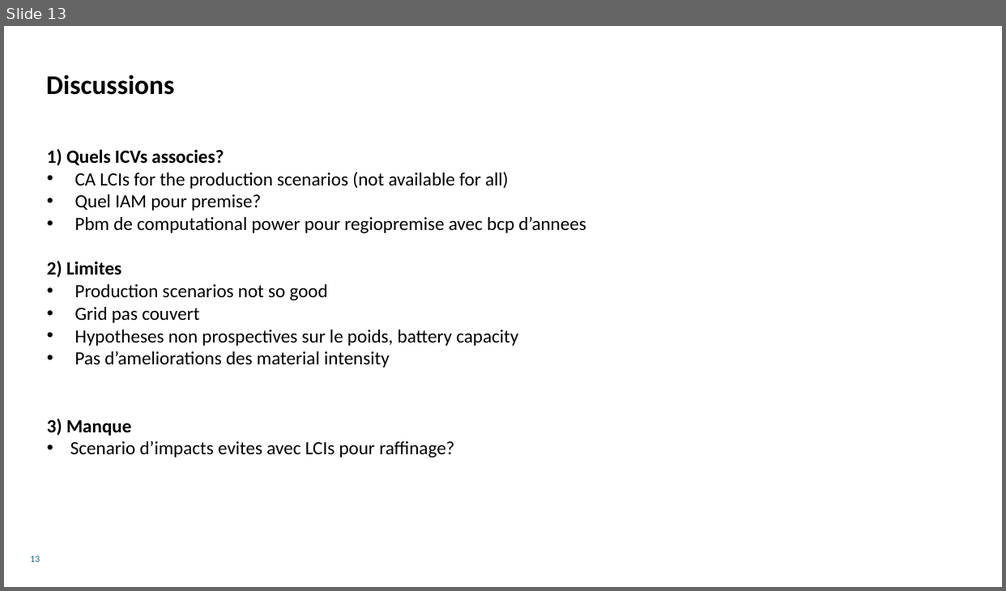
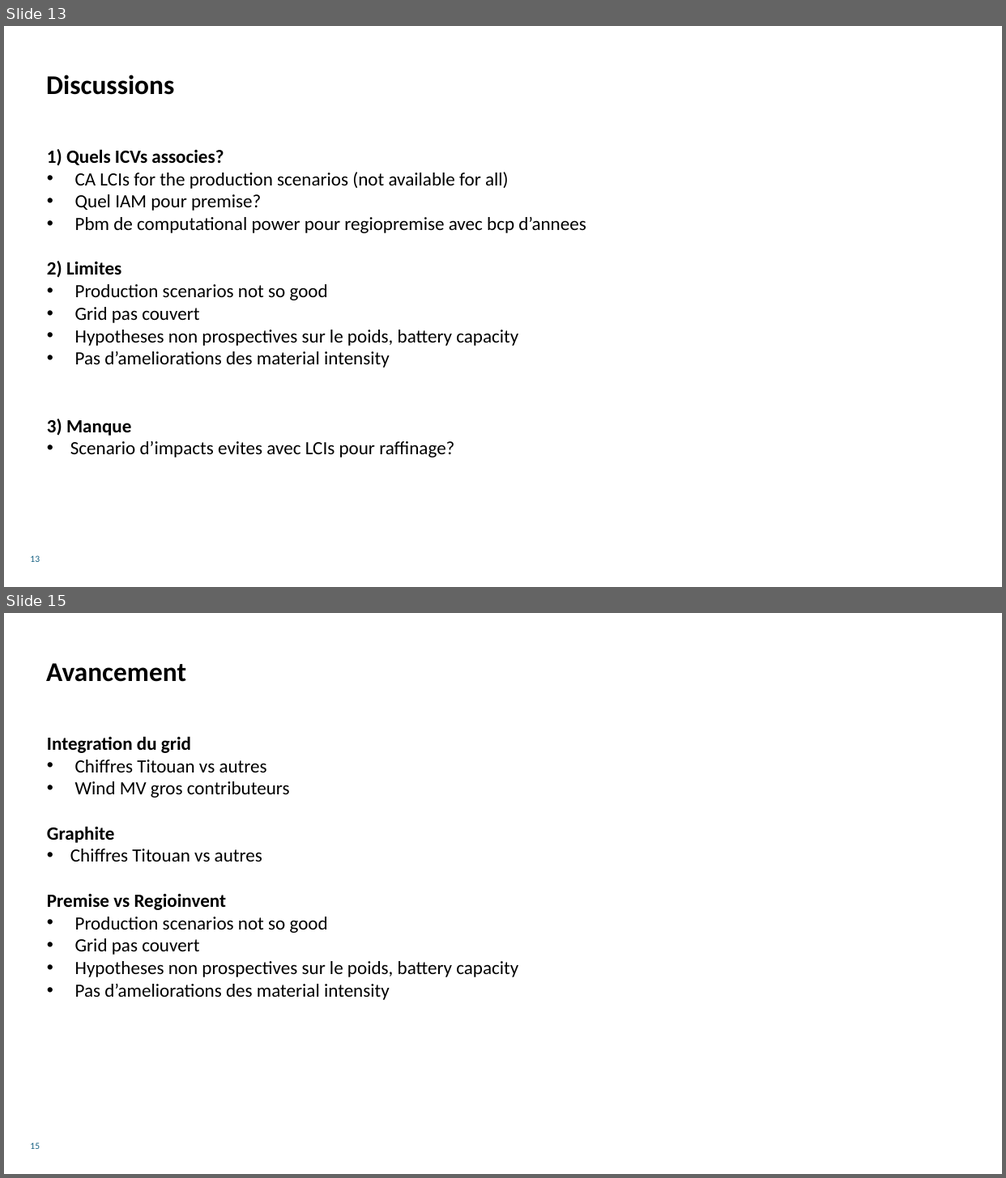
Before and after one commit to marpellan/fasc_metal_sustainability, a slide deck: FASC.pptx. Shown one above the other, each under a label of ours: slide 13 before the commit, slides 13 and 15 after it; the slides between them are not shown. The pictures are 1006x591 and 1006x1178 pixels, drawn with LibreOffice and Linux fonts; fonts in the diff are those of the drawing; background and template pictures are left out. Boxes give left, top, right and bottom in pixels: in the first picture for what was removed or moved away, otherwise in the second. Text is boxed around its words. In the diff, an @@ line names an element or a change of style, - is before the commit and + after.

```diff
--- a/FASC.pptx
+++ b/FASC.pptx
@@ slide 15 added at bbox=[4, 613, 1002, 1174], background #FFFFFF @@
@@ title added at bbox=[46, 663, 186, 682], 26 pt, text #000000, bold @@
+Avancement
@@ text added at bbox=[47, 736, 518, 1000], 18 pt, text #000000 @@
+Integration du grid
+• Chiffres Titouan vs autres
+• Wind MV gros contributeurs
+Graphite
+• Chiffres Titouan vs autres
+Premise vs Regioinvent
+• Production scenarios not so good
+• Grid pas couvert
+• Hypotheses non prospectives sur le poids, battery capacity
+• Pas d’ameliorations des material intensity
@@ page number added at bbox=[30, 1143, 40, 1149], 9 pt, text #156082 @@
+15
```
Also in this commit, not shown: 1 slide changed, 3 other slides added, 19 other files.
